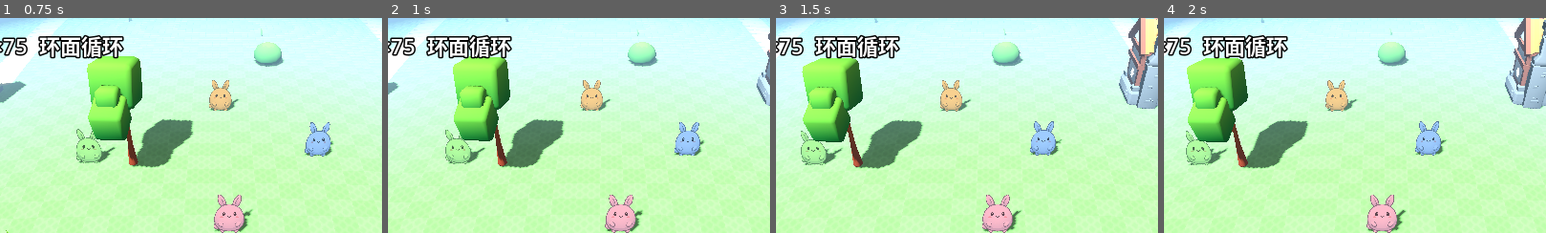
Above: before the commit, frames 1-4 (left to right).
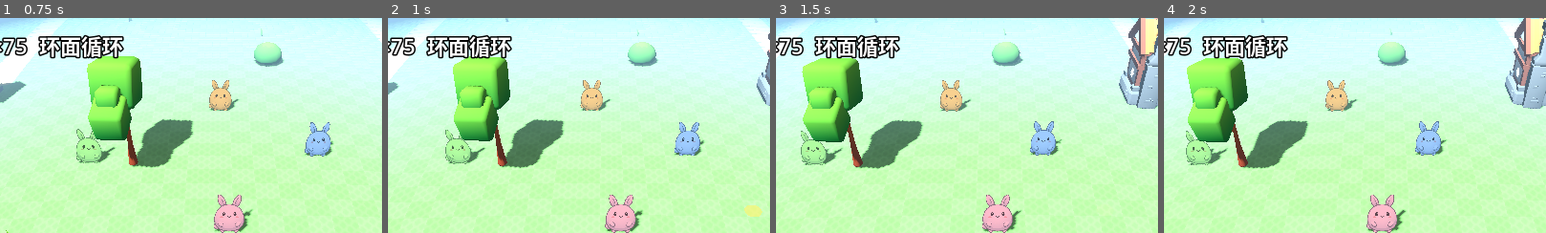
Above: after the commit, the same moments.

Repository: hoveychen/maliang
Game: Godot game, scene res://main.tscn
Two runs of this game, one before a commit and one after it. Both use one fixed random seed, a clock stepped at 60 frames per second and the inputs below.
Inputs (mouse positions are % of the whole screen's width and height, from its top left):
- Up to frame 1 (0.75 s): tap Enter (ui_accept) at 0.5 s; move the mouse to (72, 45) at 0.52 s; hold Right (ui_right) from 0.53 s (still down); click (72, 45) at 0.67 s
- Up to frame 2 (1 s): keep holding Right (ui_right); tap Enter (ui_accept) at 0.77 s
- Up to frame 3 (1.5 s): release Right (ui_right) at 1.25 s; drag from (30, 55) to (45, 70) at 1.27 s
- Up to frame 4 (2 s): no input
The pictures show only the part of the screen within x 22-72%, y 0-50%; the shares and areas given below are measured in that part.

Frame 1 is identical in both runs. In frame 2, 0.2% of the frame differs, in the area x 93-98%, y 87-93%; in frame 3, less than 0.1%; in frame 4, nothing differs.

Commit message:
feat(world): 饥荒式点击交互——点地寻路走过去(新点击替换指令),点 NPC 对象叫停等待、玩家跑到旁边进近身视图,退出/换目标恢复闲逛;BehaviorExecutor 加 cancel/drives/arrive 半径

Diff:
--- a/scripts/behavior_executor.gd
+++ b/scripts/behavior_executor.gd
@@ -17,6 +17,7 @@
 var _state := "idle" ## idle | move | wait | done
 var _wait_t := 0.0
 var _move_to := Vector2.ZERO
+var _arrive_override := 0.0 ## 当前指令的到达半径覆盖（0 = 用默认 ARRIVE）
 
 # 寻路状态：waypoint 队列 + 无路直线回退 + 被挡等待/重算
 var _waypoints := PackedVector2Array()
@@ -44,6 +45,14 @@
 func is_done() -> bool:
 	return _state == "done"
 
+## 外部中止：立即完成（玩家新点击替换旧指令、交互叫停 NPC）。
+func cancel() -> void:
+	_state = "done"
+
+## 是否在驱动这个角色字典（按引用同一性，防内容巧合相等）。
+func drives(target: Dictionary) -> bool:
+	return is_same(_target, target)
+
 func step(delta: float) -> void:
 	if _state == "done":
 		return
@@ -56,6 +65,7 @@
 func _start(cmd: Dictionary) -> void:
 	var type := String(cmd.get("type", ""))
 	var params: Dictionary = cmd.get("params", {})
+	_arrive_override = float(params.get("arrive", 0.0)) ## >0 覆盖 move_to 到达半径（走到对象旁边停）
 	match type:
 		"move_to":
 			_move_to = _resolve_target(params)
@@ -107,7 +117,7 @@
 
 func _step_move(delta: float) -> void:
 	var cur: Vector2 = _target["logical"]
-	var arrive := DELIVER_ARRIVE if _delivering else ARRIVE
+	var arrive := DELIVER_ARRIVE if _delivering else (_arrive_override if _arrive_override > 0.0 else ARRIVE)
 	if WorldGrid.shortest_delta(cur, _move_to).length() <= arrive:
 		if _delivering:
 			_delivering = false
--- a/scripts/world.gd
+++ b/scripts/world.gd
@@ -17,6 +17,7 @@
 const THINK_TIMEOUT := 40.0       ## 「思考中」最长等待秒数；超时(响应丢失/网络/TLS)自动清除，杜绝永久卡死
 const PLAYER_ID := "player"
 const PLAYER_SPAN := 2            ## 玩家占地（半格数），与 NPC 一致
+const APPROACH_ARRIVE := 2.6      ## 跑向 NPC 的到达半径：对象自身占格，走到旁边即算到（同送信）
 
 var focus_logical := Vector2.ZERO   ## 相机在环面上聚焦的逻辑坐标（跟随玩家/交互对象）
 var focus_override := Vector2.INF   ## 测试脚本抢镜头用：非 INF 时聚焦固定到这里
@@ -54,6 +55,9 @@
 var emotion_bubble: Label3D
 var _recording := false
 var _executors: Array = []        ## 活跃的 BehaviorExecutor
+var _player_executor: BehaviorExecutor = null ## 玩家当前移动指令（新点击即替换）
+var _approach: Dictionary = {}    ## 正在跑向的目标 NPC 字典（到旁边后进近身视图）
+var _stopped: Dictionary = {}     ## 被叫停等玩家的 NPC 字典（退出交互恢复闲逛）
 var world_id := ""
 
 # M2-real 在线
@@ -303,6 +307,7 @@
 	# 方向键直接驱动玩家（桌面调试；与点击移动同一 Mover 规则）
 	var input := Input.get_vector("ui_left", "ui_right", "ui_up", "ui_down")
 	if input != Vector2.ZERO and not player.is_empty():
+		_cancel_player_move() # 手动操控优先，替换点击移动指令
 		var moved := Mover.attempt(player["logical"], input * PLAYER_SPEED * delta, PLAYER_SPAN, PLAYER_ID)
 		if moved != player["logical"]:
 			player["logical"] = moved
@@ -311,6 +316,7 @@
 func _process(delta: float) -> void:
 	_drain_tts_stream()
 	_step_executors(delta)
+	_check_approach()
 	if _recording:
 		_stream_recording(delta)
 	# 视角缓动（跟随 ↔ lock 的 pitch/dist 过渡）
@@ -420,9 +426,32 @@
 func _tap_pick(screen_pos: Vector2) -> void:
 	var hit := _pick_npc(screen_pos)
 	if hit != null:
-		_enter_interaction(hit)
-	else:
+		_approach_npc(hit)
+		return
+	# 点空地：退出交互（恢复被叫停的 NPC），玩家走过去
+	if selected != null:
 		_exit_interaction()
+	_clear_approach()
+	var ground := _pick_ground(screen_pos)
+	if ground != Vector2.INF and not player.is_empty():
+		_show_tap_marker(ground)
+		_move_player_to(ground)
+
+## 玩家移动指令：新点击替换旧指令（寻路 waypoint 队列 + Mover 规则由执行器统一处理）。
+func _move_player_to(target: Vector2, arrive := 0.0) -> void:
+	_cancel_player_move()
+	var ex := BehaviorExecutor.new()
+	ex.setup(player, {
+		"commands": [{ "type": "move_to", "params": { "target": [target.x, target.y], "arrive": arrive } }],
+		"loop": false,
+	})
+	_player_executor = ex
+	_executors.append(ex)
+
+func _cancel_player_move() -> void:
+	if _player_executor != null:
+		_player_executor.cancel()
+		_player_executor = null
 
 ## 屏幕点 → 弯曲地表交点的逻辑坐标；无交点返回 Vector2.INF。
 ## 地表 y = tile 台阶高度 - 弯曲下沉（与 _place_on_bent_ground 同公式）；
@@ -503,6 +532,57 @@
 			best = node
 	return best
 
+## 点 NPC：对象停下等待，玩家跑到旁边后再进近身视图（饥荒式）。
+func _approach_npc(npc: PaperCharacter) -> void:
+	if npc == selected:
+		return # 已在与它交互
+	var d := _find_npc_dict(npc)
+	if d.is_empty():
+		return
+	if selected != null:
+		_exit_interaction()
+	_clear_approach()
+	_halt_npc(d)
+	_approach = d
+	_move_player_to(d["logical"], APPROACH_ARRIVE)
+
+## 叫停一个 NPC 的所有行为（闲逛/服务端指令），退出交互时恢复闲逛。
+func _halt_npc(d: Dictionary) -> void:
+	for ex in _executors:
+		if (ex as BehaviorExecutor).drives(d):
+			(ex as BehaviorExecutor).cancel()
+	_stopped = d
+
+func _resume_stopped_npc() -> void:
+	if not _stopped.is_empty() and not _stopped.get("is_fairy", false) \
+			and is_instance_valid(_stopped.get("node")):
+		_start_ambient_wander(_stopped)
+	_stopped = {}
+
+## 放弃当前「跑向 NPC」目标（点了别处/换目标），恢复被叫停的对象。
+func _clear_approach() -> void:
+	if _approach.is_empty():
+		return
+	_approach = {}
+	if selected == null:
+		_resume_stopped_npc()
+
+## 每帧检查：玩家跑到目标 NPC 旁了就进近身视图；走不到（路被围死）则恢复对象。
+func _check_approach() -> void:
+	if _approach.is_empty() or _player_executor == null or not _player_executor.is_done():
+		return
+	var d := _approach
+	_approach = {}
+	_player_executor = null
+	if not is_instance_valid(d.get("node")):
+		_resume_stopped_npc()
+		return
+	var dist: float = WorldGrid.shortest_delta(player["logical"], d["logical"]).length()
+	if dist <= APPROACH_ARRIVE + 0.6:
+		_enter_interaction(d["node"])
+	else:
+		_resume_stopped_npc()
+
 func _enter_interaction(npc: PaperCharacter) -> void:
 	selected = npc
 	# lock：相机平滑切到更低角(3/4)+拉近，聚焦跟随该角色
@@ -518,7 +598,8 @@
 
 func _exit_interaction() -> void:
 	selected = null
-	# 切回 god 自由视角（平滑过渡）
+	_resume_stopped_npc() # 被叫停等玩家的对象恢复闲逛
+	# 切回跟随玩家视角（平滑过渡）
 	_locked = null
 	_target_pitch = GOD_PITCH_DEG
 	_target_dist = GOD_DIST
